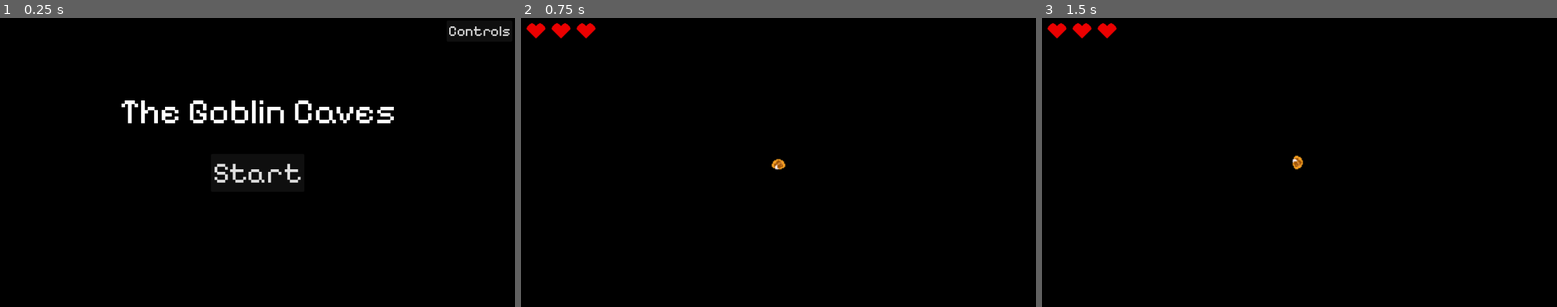
Above: before the commit, frames 1-3 (left to right).
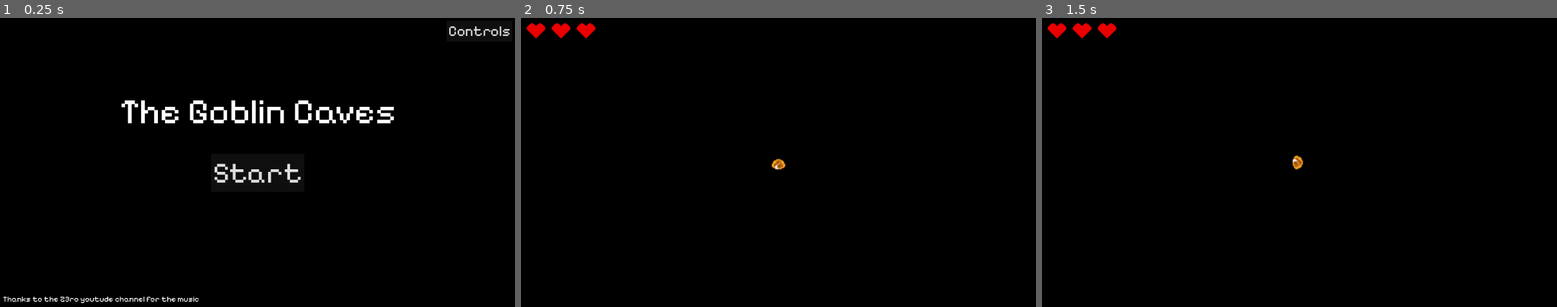
Above: after the commit, the same moments.

Repository: RidleyF/Goblin-Caves
Game: Godot game, scene res://main.tscn
The game is run twice, just before and just after one commit, with the same random seed, the same clock (stepped at 60 frames per second) and the same inputs.
Inputs:
- Up to frame 1 (0.25 s): no input
- Up to frame 2 (0.75 s): click "Start" at 0.5 s
- Up to frame 3 (1.5 s): tap Enter (ui_accept) at 1.25, 1.35 s; hold D (right) from 1.28 s (still down)

The runs differ from the first frame. In frame 1, 0.3% of the frame differs, in the area x 0-39%, y 96-99%; in frame 2, nothing differs; in frame 3, nothing differs.

Commit message:
Added Music and Space to Continue
Added music while in game and changed the timer when you fail Gollum's questions to wait for a space pressed input as to match the hint.

Diff:
--- a/Ingame.gd
+++ b/Ingame.gd
@@ -59,6 +59,7 @@
 
 func end(body: Node2D):
 	if body == $"../../Player":
+		$"../../AudioStreamPlayer".stop()
 		ingame = false
 		$"../End".show()
 		$"../End/Time".text = "Your time: " + String.num(time, 2)
--- a/Player.gd
+++ b/Player.gd
@@ -152,3 +152,7 @@
 		else:
 			var change: Vector2 = body.global_position - global_position
 			velocity += (-40 * change).rotated(randf_range(-PI / 9, PI / 9))
+
+
+func start_music():
+	$"../AudioStreamPlayer".play(0.0)
--- a/Qs.gd
+++ b/Qs.gd
@@ -25,7 +25,8 @@
 	"Gollum:\nNOOO! Only fishes for my precious! NOO!":[],
 	"Bilbo:\nMy turn... Hmm... What have I got in my pocket? Hmm..":[],
 	"Gollum:\nWhat does the hobbitses have in its pocketses?! My precious doesn't know!":[],
-	"Gollum:\nWell a deal shall be a deal. Follow my precious.":[]
+	"Gollum:\nWell a deal shall be a deal. Follow my precious.":[],
+	"Gollum:\nNot quiteses. Now my precious feasts!":[],
 	}
 
 const answers = ["A Mountain", "The Dark", "Time"]
@@ -64,6 +65,9 @@
 					hide()
 					$"../../Player".set_deferred("inCS", false)
 					$"../../Gollum".leave()
+				elif i == 17:
+					hide()
+					gameOver()
 				else:
 					i += 1
 	else:
@@ -90,14 +94,12 @@
 		i += 1
 	else:
 		rw = "wrong"
-		$Label.text = "Gollum:\nNot quiteses. Now my precious feasts!"
+		i = 17
 		$ItemList.hide()
-		await get_tree().create_timer(3).timeout
-		hide()
-		gameOver()
 
 
 func gameOver():
+	$"../../AudioStreamPlayer".stop()
 	$"../GameOver".show()
 	await get_tree().create_timer(2).timeout
 	$"../../Player".reset()
--- a/main.tscn
+++ b/main.tscn
@@ -17,6 +17,7 @@
 [ext_resource type="FontFile" uid="uid://jehyfjvl4ekc" path="res://Assets/Pixelify_Sans/PixelifySans-VariableFont_wght.ttf" id="13_apsvs"]
 [ext_resource type="Script" path="res://Gollum.gd" id="13_yxwth"]
 [ext_resource type="Script" path="res://Titlescreen.gd" id="14_48khe"]
+[ext_resource type="AudioStream" uid="uid://1q0cn64i5wjc" path="res://Assets/z3r0-8bitSyndrome.wav" id="18_nij22"]
 
 [sub_resource type="BoxMesh" id="BoxMesh_fipfj"]
 
@@ -309,12 +310,6 @@
 texture = ExtResource("11_bfcpt")
 
 [node name="HUD" type="CanvasLayer" parent="."]
-
-[node name="Credits" type="Label" parent="HUD"]
-visible = false
-offset_right = 40.0
-offset_bottom = 23.0
-text = "Thanks to the Z3ro youtude channel for the music"
 
 [node name="Ingame" type="CanvasLayer" parent="HUD"]
 script = ExtResource("9_k14x6")
@@ -505,7 +500,6 @@
 text = "Test"
 
 [node name="Titlescreen" type="ColorRect" parent="HUD"]
-visible = false
 anchors_preset = 15
 anchor_right = 1.0
 anchor_bottom = 1.0
@@ -591,6 +585,20 @@
 X/Comma: Go Invisisble
 Z/Period: Take out Sword"
 
+[node name="Credits" type="Label" parent="HUD/Titlescreen"]
+layout_mode = 1
+anchors_preset = 2
+anchor_top = 1.0
+anchor_bottom = 1.0
+offset_left = 6.0
+offset_top = -29.0
+offset_right = 446.0
+offset_bottom = -6.0
+grow_vertical = 0
+theme_override_fonts/font = ExtResource("13_apsvs")
+theme_override_font_sizes/font_size = 18
+text = "Thanks to the Z3ro youtude channel for the music"
+
 [node name="Gollum" type="CharacterBody2D" parent="."]
 scale = Vector2(1.5, 1.5)
 script = ExtResource("13_yxwth")
@@ -621,6 +629,9 @@
 
 [node name="CollisionPolygon2D" type="CollisionPolygon2D" parent="End"]
 polygon = PackedVector2Array(3376, -1592, 3376, -1536, 3424, -1488, 3448, -1344, 3384, -1304, 3440, -1296, 3496, -1344, 3464, -1528)
+
+[node name="AudioStreamPlayer" type="AudioStreamPlayer" parent="."]
+stream = ExtResource("18_nij22")
 
 [connection signal="reached" from="Player" to="Gollum" method="startEnter"]
 [connection signal="restart" from="Player" to="escape/Goblin" method="reset"]
@@ -637,6 +648,7 @@
 [connection signal="item_clicked" from="HUD/ColorRect/ItemList" to="HUD/ColorRect" method="attempt"]
 [connection signal="pressed" from="HUD/End/Button" to="HUD/Ingame" method="reTry"]
 [connection signal="pressed" from="HUD/Titlescreen/controlls" to="HUD/Titlescreen" method="controls"]
+[connection signal="pressed" from="HUD/Titlescreen/Start" to="Player" method="start_music"]
 [connection signal="pressed" from="HUD/Titlescreen/Start" to="HUD/Titlescreen" method="start"]
 [connection signal="close_requested" from="HUD/Titlescreen/Window" to="HUD/Titlescreen" method="closeControls"]
 [connection signal="enterDone" from="Gollum" to="HUD/ColorRect" method="start"]
Not shown: 1 places in main.tscn that only renumber resources
